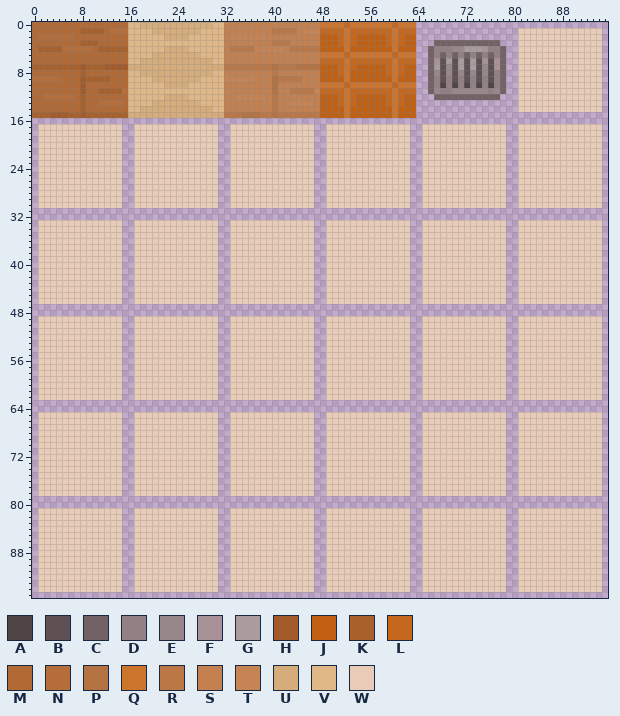
A sprite sheet gets an edit: Assets/Resources/Textures/Tilesets/Ground.png. That is the earlier state.
The file is 96x96 pixels. Colours within 5 levels of each other are drawn and written as one.
Palette (. is transparent): A #514447  B #5f5054  C #726165  D #928084  E #98878b  F #a89297  G #a99b9e  H #a35c29  J #c26012  K #a9612c  L #c5681e  M #b36933  N #b56e39  P #b57242  Q #cd742d  R #bb7846  S #c4804e  T #c68454  U #d6ac7a  V #e0b787  W #e8ccb7
The same view after the edit:
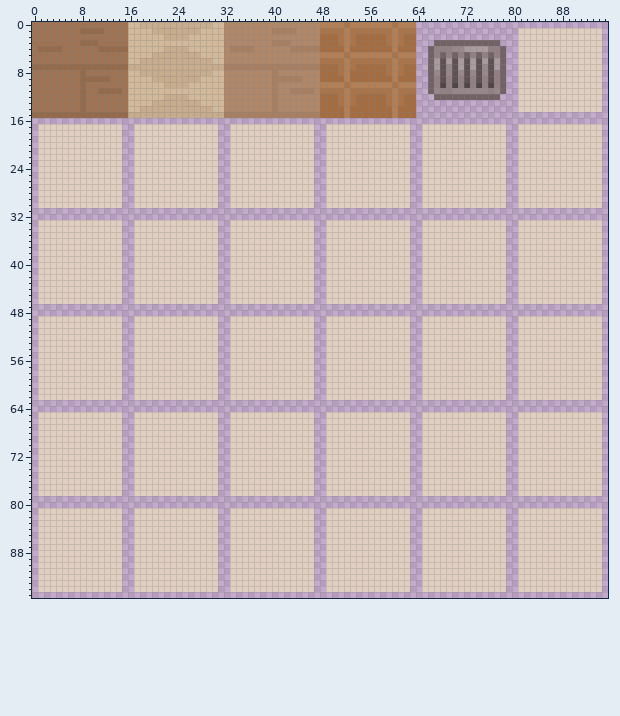
Diff:
Colour J changes from #c26012 to #a76c3e.
Colour K changes from #a9612c to #966949.
Colour L changes from #c5681e to #ac7347.
Colour M changes from #b36933 to #a07251.
Colour Q changes from #cd742d to #b57e53.
Colour R changes from #bb7846 to #a97f60.
Colour S changes from #c4804e to #b28768.
Colour U changes from #d6ac7a to #c8ac8c.
Colour V changes from #e0b787 to #d3b899.
Colour W changes from #e8ccb7 to #e1cec0.
Colour G replaces colour F in row 4 at x 75; in row 6 at x 67, 75 and 77; in row 7 at x 77.
Colour K replaces colour H in row 7 at x 8 and 12 to 15; in rows 9 to 11 at x 8; in row 15 at x 3 to 5 and 8.
Colour M replaces colour N in row 1 at x 13 to 15; in row 2 at x 1 to 6; in row 4 at x 5 to 9; in row 9 at x 0 to 4; in row 11 at x 15; in row 12 at x 2 to 6.
Colour M replaces colour N in row 13 at x 11 to 14.
Colour R replaces colour P in row 7 at x 40 and 44 to 47; in rows 9 to 11 at x 40; in row 15 at x 35 to 37 and 40.
Colour S replaces colour T in row 1 at x 45 to 47; in row 2 at x 33 to 38; in row 4 at x 37 to 41; in row 9 at x 32 to 36; in row 11 at x 47; in row 12 at x 34 to 38.
Colour S replaces colour T in row 13 at x 43 to 46.
Pixel boxes of the changes (left, top, right, bottom) in both pictures:
changed: (32, 22, 602, 592)
